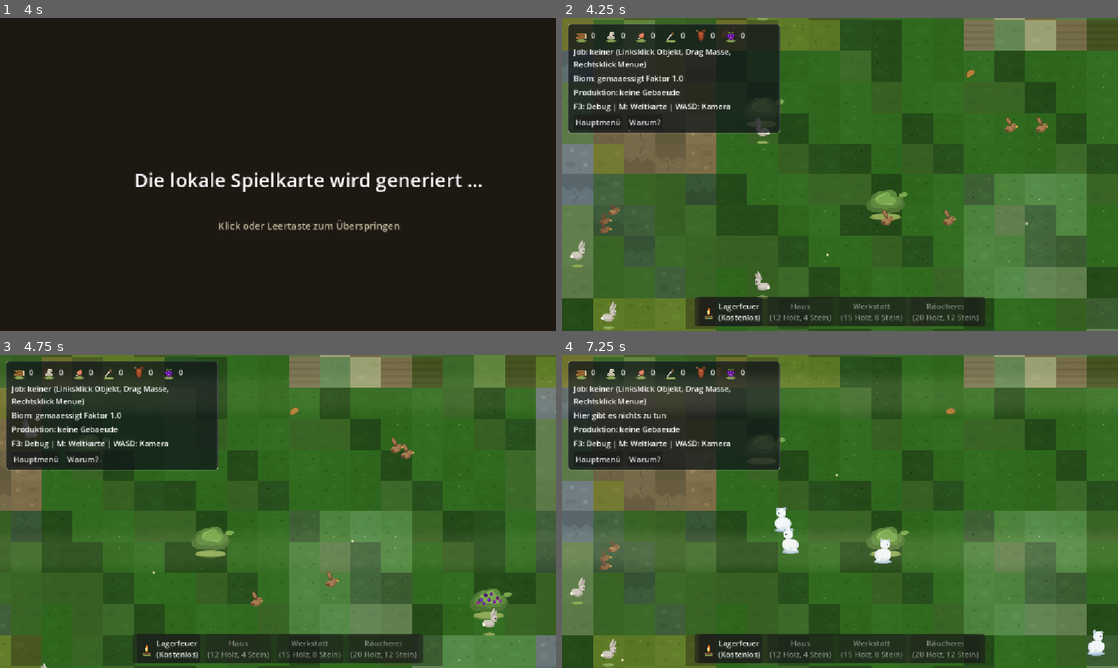
Above: before the commit, frames 1-4 (two rows, left to right).
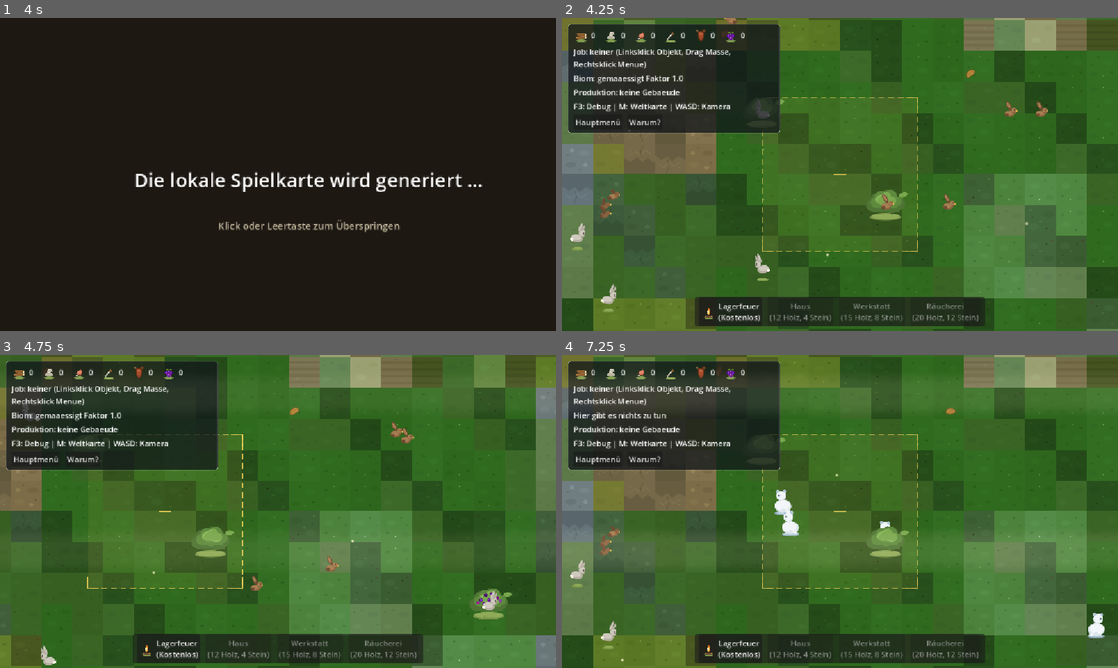
Above: after the commit, the same moments.

Repository: vannon091118/snip-warfare
Game: Godot game, scene res://ui/scenes/hauptmenue.tscn
Same seed, same stepped clock (60 frames per second), same inputs: the game is played once before the commit and once after it.
Inputs (mouse positions are in pixels of both pictures, inside the frame that each line leads up to):
- Up to frame 1 (4 s): click "Start" at 0.5 s; tap Enter at 1.25 s; move the mouse to (400, 158) at 1.27 s; hold Right (ui_right) 1.28-2 s; hold Shift 1.28-2 s; click (400, 158) at 1.42 s; tap Space at 1.52 s; click "🎲 Fraktionen neu platzieren" at 2 s; click "⚔ Partie starten" at 2.75 s; drag from (166, 190) to (250, 237) at 3.52 s
- Up to frame 2 (4.25 s): no input
- Up to frame 3 (4.75 s): move the mouse to (333, 442) at 4.27 s; hold D (kamera_rechts) from 4.28 s (still down); hold Shift from 4.28 s (still down)
- Up to frame 4 (7.25 s): release D (kamera_rechts) at 5 s; release Shift at 5 s; drag from (812, 574) to (673, 464) at 5.02 s; move the mouse to (1006, 558) at 5.77 s; hold A (kamera_links) 5.78-6.5 s; tap Enter at 5.85 s; tap Space at 6.02 s; drag from (673, 464) to (756, 433) at 6.52 s

Frame 1 is identical in both runs. In frame 2, 1.7% of the frame differs, in the area x 1-88%, y 0-100%; in frame 3, 1.1%; in frame 4, 1.8%, in the area x 1-98%, y 25-100%.

Commit message:
1. Der Nutzer verlangte mit Schärfe und Übersicht, dass die peinlichen visuellen Lücken der bisherigen Welt endlich geschlossen werden, indem die hierarchische Tiefensortierung für Bäume, Tiere und Siedler greift und ein dezent pulsierender Landeplatz dem Spieler auf der lokalen Karte den ersten Bauplatz weist.
2. In welt.tscn aktiviert Shinon das hierarchische Tiefensortieren auf der Wurzel der Welt sowie auf Karte und Tieren, damit der visuelle Baum nicht länger wie ein ungestapelter Haufen von Scherenschnitten wirkt.

3. In welt_renderer.gd bekommt der Renderer selbst das Sortierfeuer eingehaucht, während der Fliesenboden fest auf eine negative Tiefenebene verbannt wird, damit kein saftiges Grasbüschel je wieder einen ausgewachsenen Baumstamm überblendet.

4. In tier_manager.gd schaltet die Tierverwaltung die Ebenensortierung für ihre wandernden Geschöpfe scharf, sodass Bären und Hasen sauber durch die Flora schreiten.

5. In tier_darsteller.gd wird der geometrische Fußpunkt der Tiere exakt auf die Bodenkante kalibriert, statt die Bestien an ihrer Magenmitte im Raum schweben zu lassen.

6. In einheit_manager.gd erhält die Siedlerverwaltung den Befehl zur räumlichen Einordnung, damit arbeitende Strichmännchen den Erdboden unter ihren Füßen spüren.

7. In einheit_darsteller.gd wird die Darstellungsachse der Pioniere auf die Fußspitzen verschoben, wodurch der Kopf der Holzfäller nun stolz vor Baumkronen und hinter dicken Felsblöcken aufragt.

8. In welt_landeplatz_anzeige.gd erwacht eine neue visuelle Markierung zum Leben, die den Startbereich mit gestrichelten Kanten, taktischen Eckwinkeln und feinem Atem-Pulsieren umhüllt, ohne die Simulationslogik mit weltfremden Daten zu belasten.

9. In welt.gd wird der Landeplatz zur Geburtsstunde der Welt feierlich verankert und beim allerersten Bau des wärmenden Lagerfeuers elegant ins Nichts verabschiedet.

10. In test_y_sort_und_landeplatz.py beweisen sechs frische Prüfungen unbestechlich, dass Tiefensortierung, Fußpunkte, Kachelhintergrund und Landeplatzanzeige im Einklang schwingen.

11. In ROADMAP.md sind die Checkpunkte für Maßstab und Landeplatzanzeige feierlich als erfüllt abgehakt, während in commit_msg.txt Shinon diese gelungene Schlichtung der visuellen Ebenen für die Nachwelt festhält.

12. Als Nächstes müssen die Landschaftsgeneratoren für Flüsse, Felsmassive und Erzadern aus Slice drei in Angriff genommen werden, damit die Siedler nicht auf einer sterilen Einöde verhungern.

Diff:
--- a/game/logic/kategorie_einheit/einheit_darsteller.gd
+++ b/game/logic/kategorie_einheit/einheit_darsteller.gd
@@ -46,6 +46,13 @@
 			frames.add_frame(animations_name, atlas)
 	sprite_frames = frames
 	_frames_fertig = true
+	centered = true
+	var standard_hoehe := 64.0
+	for daten: Dictionary in _animationen.values():
+		if daten.has("frame_hoehe"):
+			standard_hoehe = float(daten["frame_hoehe"])
+			break
+	offset = Vector2(0.0, -standard_hoehe * 0.5)
 
 func animation_setzen(animations_name: String) -> void:
 	if not _frames_fertig:
--- a/game/logic/kategorie_einheit/einheit_manager.gd
+++ b/game/logic/kategorie_einheit/einheit_manager.gd
@@ -28,6 +28,9 @@
 var _einwanderer_takt: int = 0
 var _schlag_ort_empfaenger: Callable = Callable()
 var _schlag_empfaenger: Callable = Callable()
+
+func _ready() -> void:
+	y_sort_enabled = true
 
 func _enter_tree() -> void:
 	# Die Weltuhr wird zur Laufzeit aufgelöst statt über den Autoload-Namen,
--- a/world/logic/kategorie_tier/tier_darsteller.gd
+++ b/world/logic/kategorie_tier/tier_darsteller.gd
@@ -27,6 +27,8 @@
 			frames.add_frame("laufen", atlas)
 	sprite_frames = frames
 	animation = "laufen"
+	centered = true
+	offset = Vector2(0.0, -groesse.y * 0.5)
 	_basis_modulate = Color(1, 1, 1, 1)
 	status.zustand_geaendert.connect(_auf_zustand)
 
--- a/world/logic/kategorie_tier/tier_manager.gd
+++ b/world/logic/kategorie_tier/tier_manager.gd
@@ -18,6 +18,7 @@
 ## Kategorie logik: Platzierung, Tick-Abwicklung, Angriff und Ernte.
 
 func _ready() -> void:
+	y_sort_enabled = true
 	_darsteller_ebene_anlegen()
 
 func _darsteller_ebene_anlegen() -> void:
@@ -27,6 +28,7 @@
 		return
 	_darsteller_ebene = Node2D.new()
 	_darsteller_ebene.name = "TierDarstellerEbene"
+	_darsteller_ebene.y_sort_enabled = true
 	add_child(_darsteller_ebene)
 
 func _enter_tree() -> void:
--- /dev/null
+++ b/world/logic/kategorie_welt/welt_landeplatz_anzeige.gd
@@ -0,0 +1,92 @@
+extends Node2D
+class_name Welt_LandeplatzAnzeige
+## Reine Visualisierung des Landeplatzes und Startbereichs auf der lokalen Karte.
+## Zeichnet einen dezenten, gestrichelten Rahmen mit Eckmarkierungen um den
+## Startbereich, der sanft pulsiert, um dem Spieler beim Einstieg sofortige
+## Orientierung zu geben. Sobald das erste Lagerfeuer errichtet wird, blendet
+## sich die Anzeige sanft aus. Diese Klasse besitzt keine Simulationslogik
+## und modifiziert keine Spieldaten.
+
+## Kategorie daten: Ausmaße, Farben und kosmetischer Pulszustand.
+var _bereich_groesse := Vector2(192.0, 192.0)
+var _basis_farbe := Color(0.95, 0.82, 0.35, 0.75)
+var _hintergrund_farbe := Color(0.95, 0.82, 0.35, 0.08)
+var _puls_zeit: float = 0.0
+var _ist_ausgeblendet: bool = false
+var _alpha_modulator: float = 1.0
+
+## Kategorie logik: Einrichten, Zeichnen und Ausblenden.
+
+func einrichten(start_pos: Vector2, kachel_groesse: float = 64.0, radius_kacheln: int = 2) -> void:
+	# Der Bereich erstreckt sich symmetrisch um die gegebene Startposition.
+	position = start_pos
+	var seite := float(radius_kacheln * 2 + 1) * kachel_groesse
+	_bereich_groesse = Vector2(seite, seite)
+	z_index = -1
+	queue_redraw()
+
+func ausblenden(dauer: float = 1.0) -> void:
+	# Sanftes Verblassen, wenn der Startbereich mit dem Lagerfeuer aktiviert wurde.
+	if _ist_ausgeblendet:
+		return
+	_ist_ausgeblendet = true
+	var tween := create_tween()
+	if tween != null:
+		tween.tween_property(self, "_alpha_modulator", 0.0, dauer)
+		tween.tween_callback(queue_free)
+	else:
+		queue_free()
+
+func _process(delta: float) -> void:
+	if _ist_ausgeblendet:
+		return
+	_puls_zeit += delta * 2.2
+	queue_redraw()
+
+func _draw() -> void:
+	if _ist_ausgeblendet and _alpha_modulator <= 0.0:
+		return
+	var halb := _bereich_groesse * 0.5
+	var rechteck := Rect2(-halb, _bereich_groesse)
+	# Dezente Sinus-Atmung fuer den Alpha-Kanal (zwischen 0.45 und 0.85).
+	var puls_alpha := (0.65 + 0.2 * sin(_puls_zeit)) * _alpha_modulator
+	var rahmen_farbe := Color(_basis_farbe.r, _basis_farbe.g, _basis_farbe.b, puls_alpha)
+	var flaechen_farbe := Color(_hintergrund_farbe.r, _hintergrund_farbe.g, _hintergrund_farbe.b, _hintergrund_farbe.a * _alpha_modulator)
+
+	# Zarter Hintergrundteppich
+	draw_rect(rechteck, flaechen_farbe, true)
+
+	# Gestrichelte Kanten um das Startareal
+	_zeichne_gestrichelte_kante(Vector2(rechteck.position.x, rechteck.position.y), Vector2(rechteck.end.x, rechteck.position.y), rahmen_farbe)
+	_zeichne_gestrichelte_kante(Vector2(rechteck.end.x, rechteck.position.y), Vector2(rechteck.end.x, rechteck.end.y), rahmen_farbe)
+	_zeichne_gestrichelte_kante(Vector2(rechteck.end.x, rechteck.end.y), Vector2(rechteck.position.x, rechteck.end.y), rahmen_farbe)
+	_zeichne_gestrichelte_kante(Vector2(rechteck.position.x, rechteck.end.y), Vector2(rechteck.position.x, rechteck.position.y), rahmen_farbe)
+
+	# Praegnente Eck-Winkel zur taktischen Orientierung
+	var eck_laenge := 24.0
+	_zeichne_ecke(rechteck.position, Vector2.RIGHT, Vector2.DOWN, eck_laenge, rahmen_farbe)
+	_zeichne_ecke(Vector2(rechteck.end.x, rechteck.position.y), Vector2.LEFT, Vector2.DOWN, eck_laenge, rahmen_farbe)
+	_zeichne_ecke(rechteck.end, Vector2.LEFT, Vector2.UP, eck_laenge, rahmen_farbe)
+	_zeichne_ecke(Vector2(rechteck.position.x, rechteck.end.y), Vector2.RIGHT, Vector2.UP, eck_laenge, rahmen_farbe)
+
+	# Zentrales Fadenkreuz / Orientierungsmarkierung
+	var kreuz_groesse := 12.0
+	draw_line(Vector2(-kreuz_groesse, 0.0), Vector2(kreuz_groesse, 0.0), rahmen_farbe, 1.5)
+	draw_line(Vector2(0.0, -kreuz_groesse), Vector2(0.0, kreuz_groesse), rahmen_farbe, 1.5)
+
+func _zeichne_ecke(ursprung: Vector2, richtung_a: Vector2, richtung_b: Vector2, laenge: float, farbe: Color) -> void:
+	draw_line(ursprung, ursprung + richtung_a * laenge, farbe, 2.5)
+	draw_line(ursprung, ursprung + richtung_b * laenge, farbe, 2.5)
+
+func _zeichne_gestrichelte_kante(von: Vector2, nach: Vector2, farbe: Color, strich_laenge: float = 12.0, luecke: float = 8.0) -> void:
+	var richtung := nach - von
+	var gesamt_laenge := richtung.length()
+	if gesamt_laenge <= 0.0:
+		return
+	var einheit := richtung.normalized()
+	var schritt := strich_laenge + luecke
+	var cursor: float = 0.0
+	while cursor < gesamt_laenge:
+		var ende_cursor := minf(cursor + strich_laenge, gesamt_laenge)
+		draw_line(von + einheit * cursor, von + einheit * ende_cursor, farbe, 1.2)
+		cursor += schritt
--- a/world/logic/kategorie_welt/welt_renderer.gd
+++ b/world/logic/kategorie_welt/welt_renderer.gd
@@ -47,13 +47,14 @@
 var _knoten_nach_id: Dictionary = {}
 
 func _ready() -> void:
+	y_sort_enabled = true
 	_fliesen_knoten = Node2D.new()
 	_fliesen_knoten.name = "Fliesen"
+	_fliesen_knoten.z_index = -1
 	_objekte_knoten = Node2D.new()
 	_objekte_knoten.name = "Objekte"
-	# Der Objekt-Container ist die einzige Stelle, an der Zeichenreihenfolge
-	# entsteht: Er sortiert nach der Fußposition, nicht nach der Reihenfolge
-	# der Objekte im Modell.
+	# Der Objekt-Container sortiert nach der Fußposition und reicht die
+	# Sortierung über den gemeinsamen Y-Sort-Knoten an die Szene weiter.
 	_objekte_knoten.y_sort_enabled = true
 	_objekt_darsteller = OBJEKT_DARSTELLER_SKRIPT.new()
 	add_child(_fliesen_knoten)
--- a/world/scenes/welt.gd
+++ b/world/scenes/welt.gd
@@ -10,6 +10,7 @@
 const _AuswahlManagerSkript := preload("res://ui/scenes/selection/auswahl_manager.gd")
 const _BauPanelSzene := preload("res://ui/scenes/panels/bau_panel.tscn")
 const _DebugPanelSkript := preload("res://ui/scenes/hud/hud_debug_panel.gd")
+const _LandeplatzAnzeigeSkript := preload("res://world/logic/kategorie_welt/welt_landeplatz_anzeige.gd")
 
 ## Kategorie daten: Modell und Registries als Quellen der Visualisierung.
 ## Kategorie logik: Verdrahtung der Observer- und Visualisierungs-Spitzen.
@@ -56,6 +57,7 @@
 ## unsichtbar. Die Spielszene kennt nur diesen einen Sichtbarkeits-Schalter.
 var _debug_panel: Control = null
 var _bau_panel: Ui_BauPanelSzene = null
+var _landeplatz: Node2D = null
 
 @onready var _karte: Welt_Renderer = %Karte
 @onready var _kamera: Camera2D = %Kamera
@@ -134,7 +136,12 @@
 	_stockmaenner.lager_setzen(_lager)
 	_stockmaenner.tageszyklus_setzen(_tageszyklus)
 	_waerme_sammler.sammeln(_model, _stockmaenner)
+	_stockmaenner.y_sort_enabled = true
 	add_child(_stockmaenner)
+	_landeplatz = _LandeplatzAnzeigeSkript.new()
+	_landeplatz.name = "LandeplatzAnzeige"
+	_landeplatz.einrichten(start_position, float(_model.kachel_groesse))
+	add_child(_landeplatz)
 	_gebaeude.einrichten(_model, _registry, _ressourcen, _lager, _fortschritt)
 	add_child(_gebaeude)
 	_gebaeude.gebaeude_meldung.connect(_auf_gebaeude_meldung)
@@ -334,6 +341,9 @@
 	_karte.sichtgebiet_aktualisieren()
 	_lager_fabrik.anlegen_aus_welt(_model, _lager, _kamera_steuerung.kamera_position)
 	_waerme_sammler.sammeln(_model, _stockmaenner)
+	if _landeplatz != null:
+		_landeplatz.ausblenden()
+		_landeplatz = null
 
 func _auf_ziel_erreicht(stufe: Dictionary) -> void:
 	_hud.meldung_setzen("Ziel erreicht: %s" % str(stufe.get("id", "")))
@@ -344,6 +354,9 @@
 	# Karte allein von ihrem Ziel, und die Einwanderung startet nicht doppelt.
 	if _stockmaenner.einheit_zahl() > 0:
 		return
+	if _landeplatz != null:
+		_landeplatz.ausblenden()
+		_landeplatz = null
 	_lager_fabrik.anlegen_aus_welt(_model, _lager, _kamera_steuerung.kamera_position)
 	_waerme_sammler.sammeln(_model, _stockmaenner)
 	_stockmaenner.einheit_hinzufuegen(_stockmaenner.lager_anker_position() + Vector2(0, 48))
--- a/world/scenes/welt.tscn
+++ b/world/scenes/welt.tscn
@@ -28,14 +28,17 @@
 corner_radius_bottom_left = 6
 
 [node name="Welt" type="Node2D"]
+y_sort_enabled = true
 script = ExtResource("1_karte")
 
 [node name="Karte" type="Node2D" parent="."]
 unique_name_in_owner = true
+y_sort_enabled = true
 script = ExtResource("2_renderer")
 
 [node name="Tiere" type="Node2D" parent="."]
 unique_name_in_owner = true
+y_sort_enabled = true
 script = ExtResource("3_tiere")
 
 [node name="Kamera" type="Camera2D" parent="."]
Not shown, changed: shinon/commit_msg.txt
Not shown, changed: ROADMAP.md
Not shown, added: test_y_sort_und_landeplatz.py
